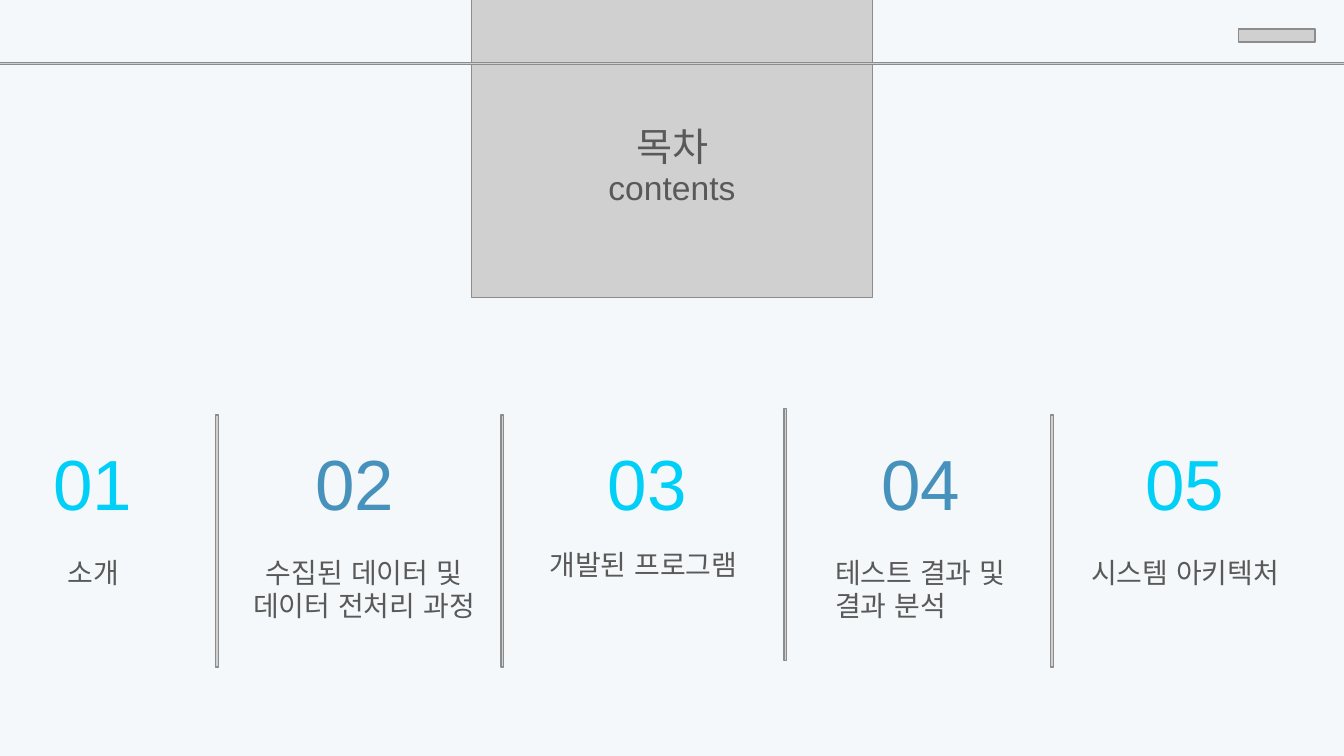
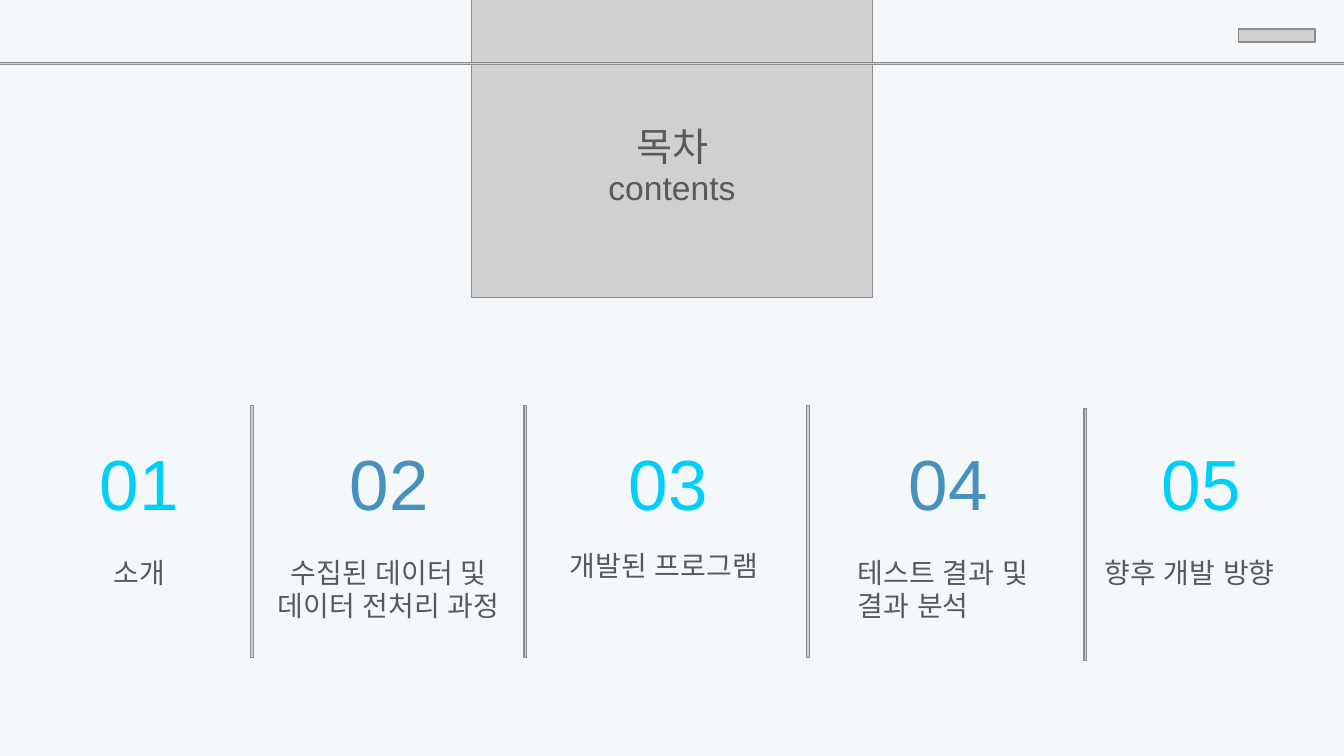
Before and after one commit to SKNETWORKS-FAMILY-AICAMP/SKN12-3RD-5TEAM, a slide deck: slide 2 of 산출물/5조 PPT.pptx. Drawn at 1344x756 pixels with LibreOffice and Linux fonts; fonts in the diff are those of the drawing; grey boxes stand for pictures. Boxes give left, top, right and bottom in pixels: in the first picture for what was removed or moved away, otherwise in the second. Text is boxed around its words. In the diff, an @@ line names an element or a change of style, - is before the commit and + after.

Commit message:
change

```diff
--- a/산출물/5조 PPT.pptx
+++ b/산출물/5조 PPT.pptx
@@ picture: place and size @@
-picture at [216, 415, 219, 668]
+picture at [251, 406, 254, 659]
@@ picture: place and size @@
-picture at [501, 415, 504, 668]
+picture at [524, 406, 527, 659]
@@ picture: place and size @@
-picture at [784, 409, 786, 661]
+picture at [806, 406, 809, 659]
@@ picture: place and size @@
-picture at [1051, 415, 1054, 668]
+picture at [1085, 409, 1087, 661]
@@ text "01": place and size @@
-text "01" at [53, 460, 132, 511]
+text "01" at [100, 460, 179, 511]
@@ text "02": place and size @@
-text "02" at [315, 460, 394, 511]
+text "02" at [350, 460, 429, 511]
@@ text "04": place and size @@
-text "04" at [881, 460, 960, 511]
+text "04" at [909, 460, 988, 511]
@@ text "05": place and size @@
-text "05" at [1145, 460, 1224, 511]
+text "05" at [1162, 460, 1241, 511]
@@ text "소개": place and size @@
-text "소개" at [68, 560, 119, 585]
+text "소개" at [114, 560, 165, 585]
@@ text "수집된 데이터 및 데이터 전처리 ...": place and size @@
-text "수집된 데이터 및 데이터 전처리 ..." at [253, 560, 475, 618]
+text "수집된 데이터 및 데이터 전처리 ..." at [278, 560, 500, 618]
@@ 3 texts: place and size @@
-3 texts at [549, 460, 1006, 618]
+3 texts at [570, 460, 1028, 618]
@@ text at [1104, 559, 1275, 585]: text changed @@
-시스템 아키텍처
+향후 개발 방향
```
Also in this commit, not shown: 11 other slides changed, 10 slides added, 4 slides removed.
